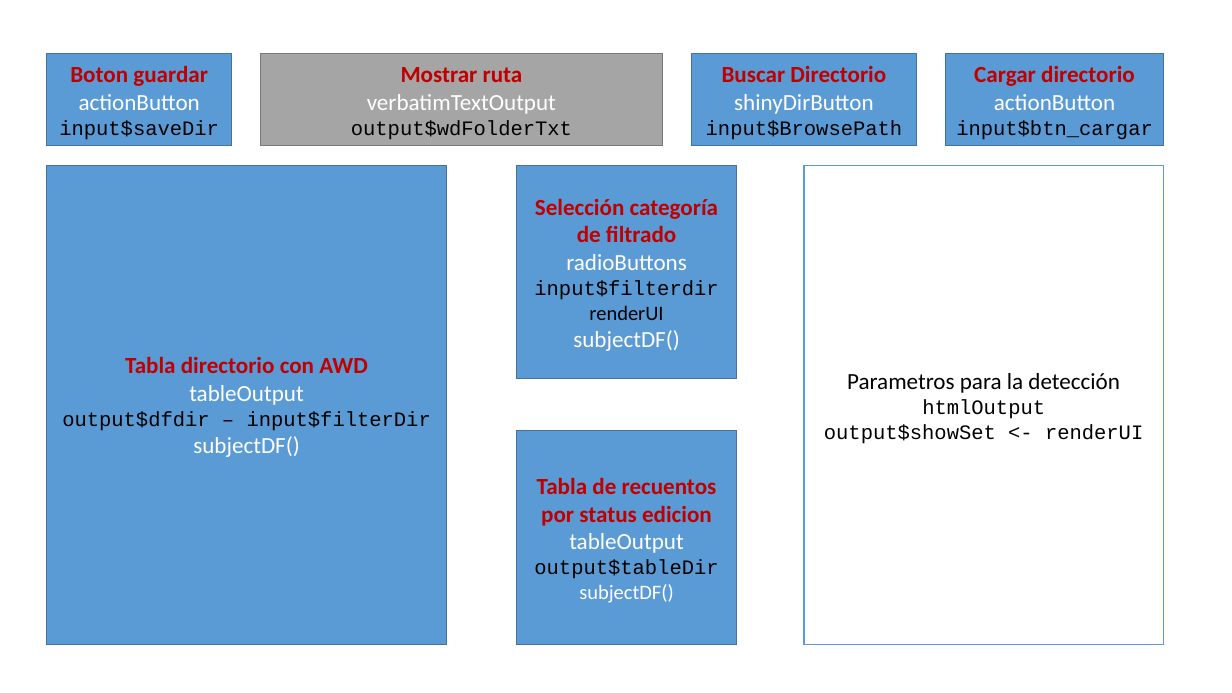
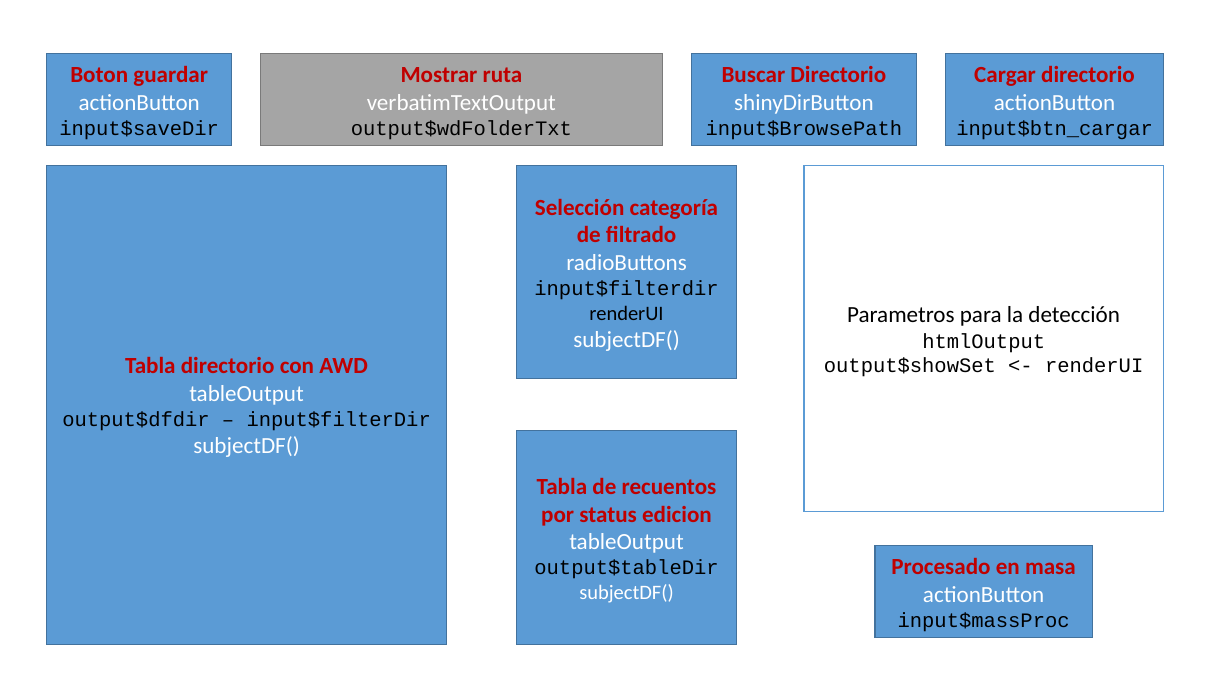
Before and after one commit to olitroski/Actigrafia, a slide deck: slide 2 of flujo edicion.pptx. Drawn at 1232x693 pixels with LibreOffice and Linux fonts; fonts in the diff are those of the drawing. Boxes give left, top, right and bottom in pixels: in the first picture for what was removed or moved away, otherwise in the second. Text is boxed around its words. In the diff, an @@ line names an element or a change of style, - is before the commit and + after.

```diff
--- a/flujo edicion.pptx
+++ b/flujo edicion.pptx
@@ rectangle "Parametros para la detección": place and size @@
-rectangle "Parametros para la detección" at (804, 165, 1164, 644)
+rectangle "Parametros para la detección" at (804, 165, 1164, 512)
@@ rectangle added at (875, 545, 1092, 638), fill #5B9BD5, outline #43739E 1 pt, 18 pt, text #C00000 @@
+Procesado en masa
+actionButton
+input$massProc
```
Also in this commit, not shown: 4 other slides changed, 1 slide added, 20 other files.
